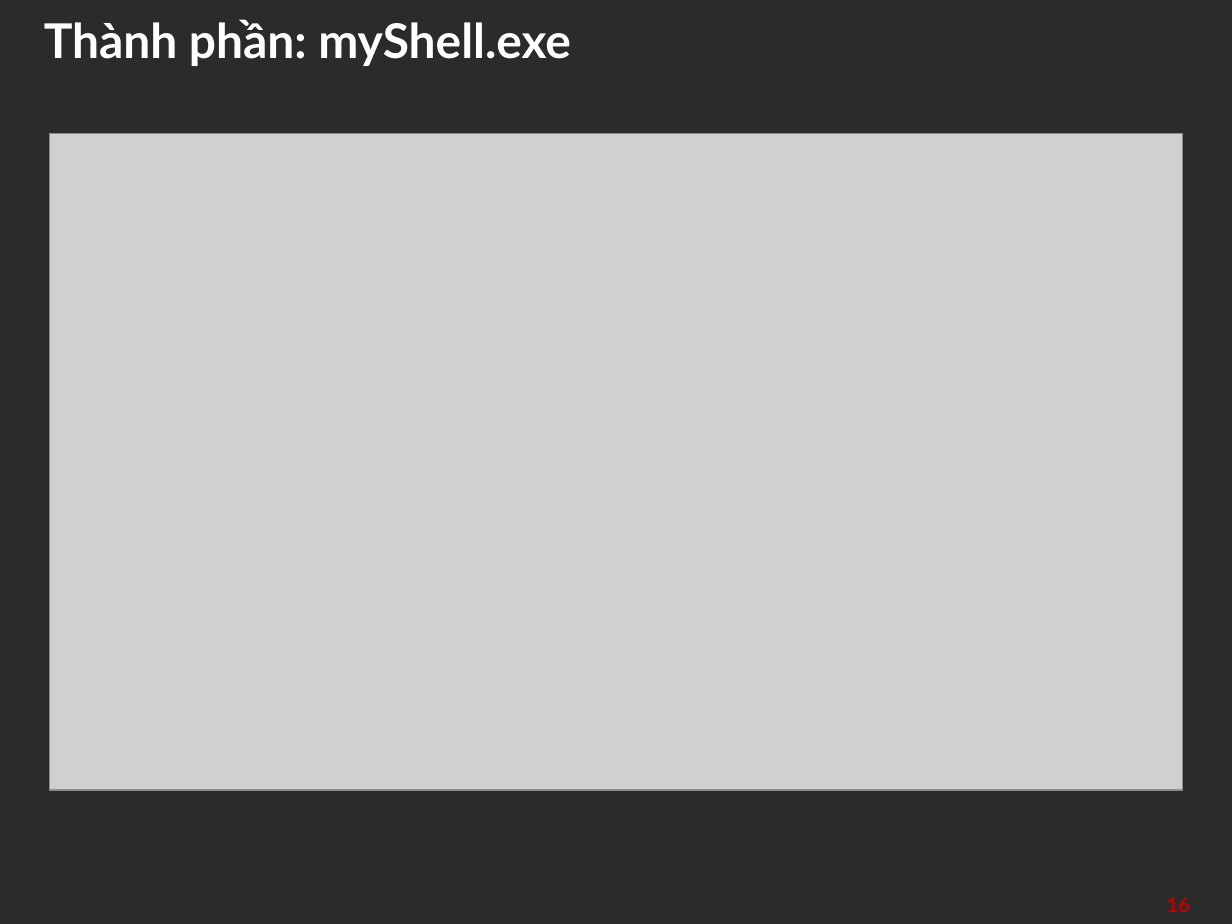
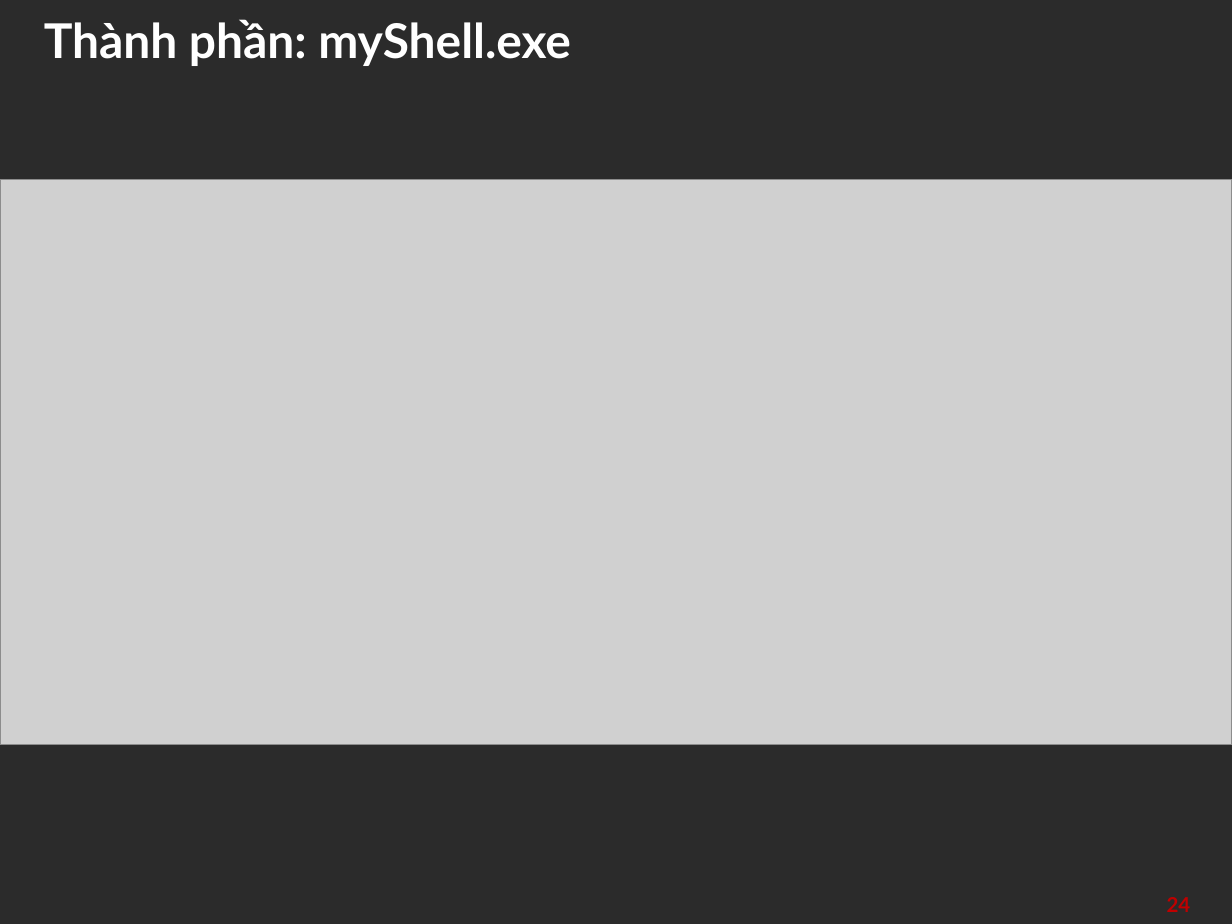
Before and after one commit to Darejkal/NotAShell, a slide deck: slide 24 of slide/HDH.pptx (slide 16 before the commit). Drawn at 1232x924 pixels with LibreOffice and Linux fonts; fonts in the diff are those of the drawing; grey boxes stand for pictures; background and template pictures are left out; a plain dark background stands for a picture behind light text. Boxes give left, top, right and bottom in pixels: in the first picture for what was removed or moved away, otherwise in the second. Text is boxed around its words. In the diff, an @@ line names an element or a change of style, - is before the commit and + after.

```diff
--- a/slide/HDH.pptx
+++ b/slide/HDH.pptx
@@ picture: place and size @@
-picture at box(49, 134, 1181, 791)
+picture at box(0, 180, 1232, 745)
@@ page number at box(1167, 897, 1191, 912): text changed @@
-16
+24
```
Also in this commit, not shown: 8 other slides changed, 12 slides added, 3 slides removed, 22 other files.
